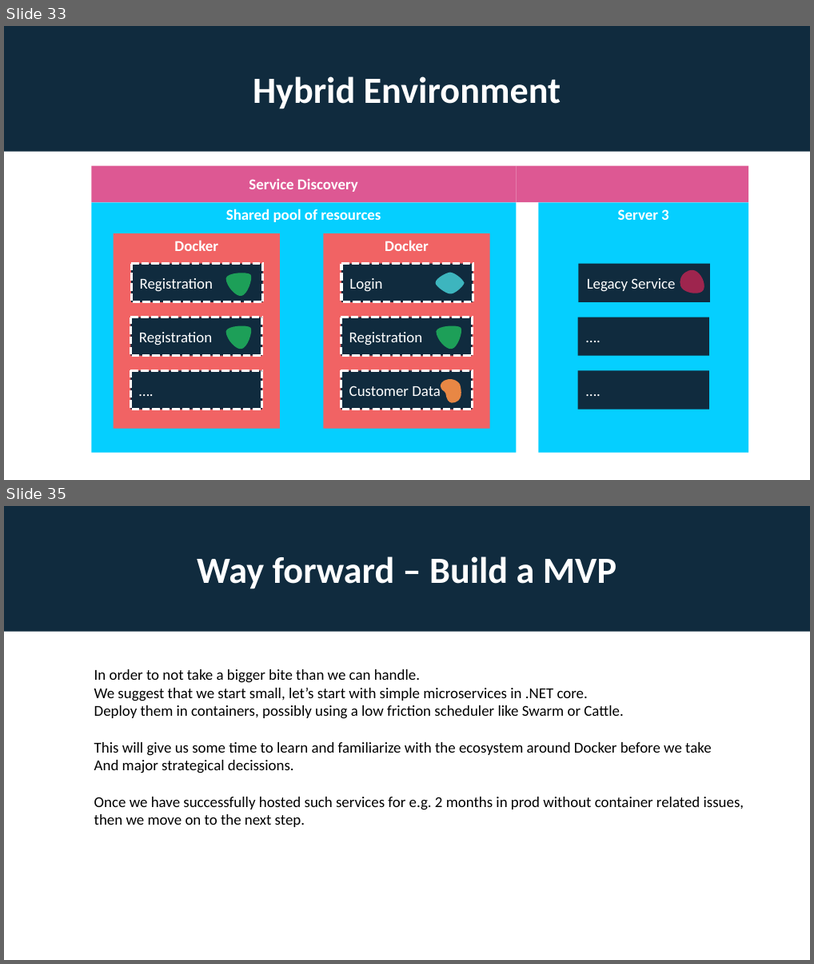
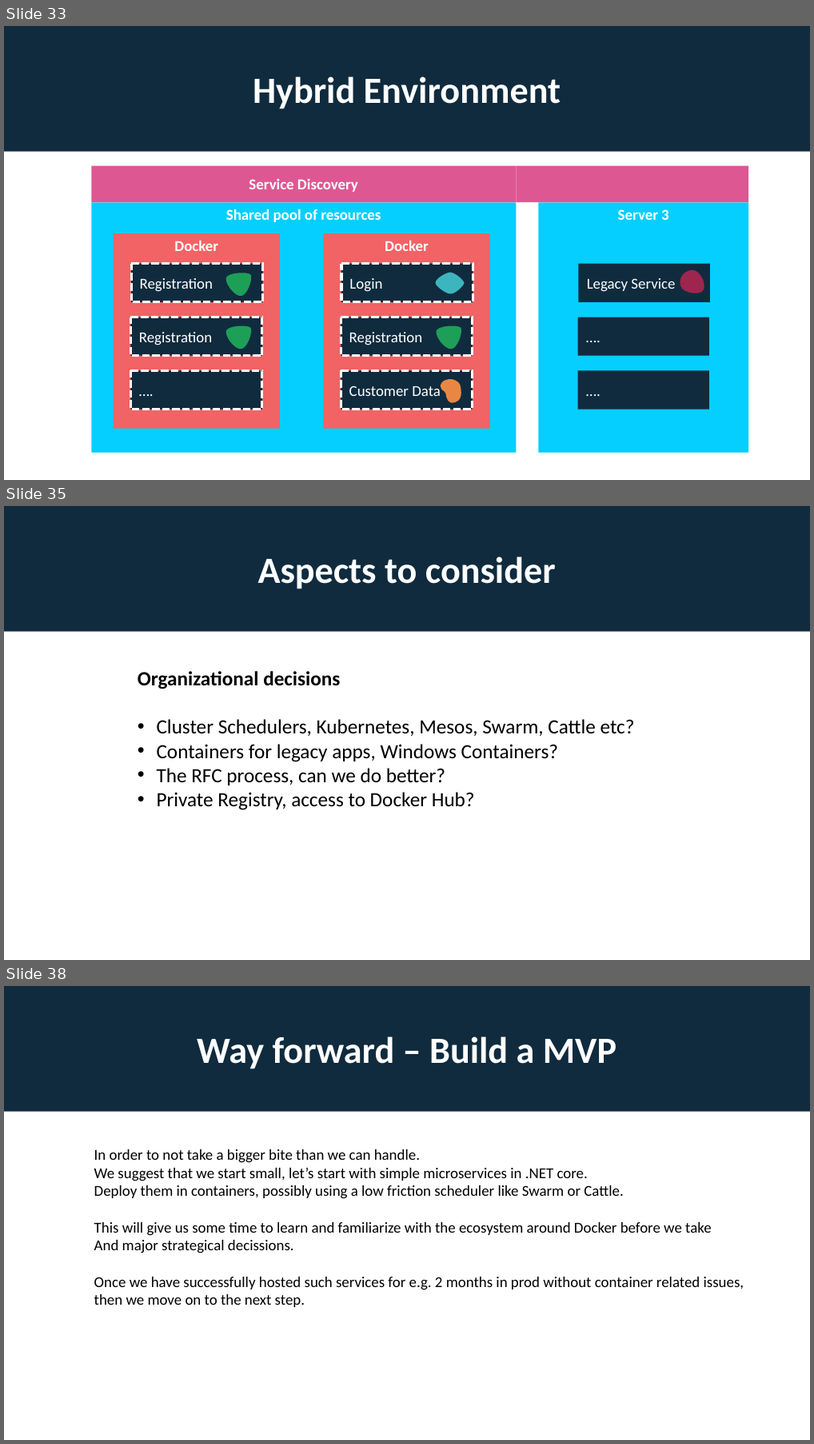
Before and after one commit to rogeralsing/Presentations, a slide deck: Docker/docker.pptx. Shown one above the other, each under a label of ours: slides 33 and 35 before the commit, slides 33, 35 and 38 after it; the slides between them are not shown. The pictures are 814x964 and 814x1444 pixels, drawn with LibreOffice and Linux fonts; fonts in the diff are those of the drawing. Boxes give left, top, right and bottom in pixels: in the first picture for what was removed or moved away, otherwise in the second. Text is boxed around its words. In the diff, an @@ line names an element or a change of style, - is before the commit and + after.

```diff
--- a/Docker/docker.pptx
+++ b/Docker/docker.pptx
@@ slide 35 added at [4,506,810,960], background #FFFFFF @@
@@ rectangle added at [4,506,810,632], fill #102B3E, 44 pt, text #FFFFFF, bold @@
+Aspects to consider
@@ text added at [138,671,635,810], 24 pt, text #000000 @@
+Organizational decisions
+• Cluster Schedulers, Kubernetes, Mesos, Swarm, Cattle etc?
+• Containers for legacy apps, Windows Containers?
+• The RFC process, can we do better?
+• Private Registry, access to Docker Hub?
@@ what was slide 35 is now slide 38 @@
```
Also in this commit, not shown: 2 slides changed, 4 other slides added.
